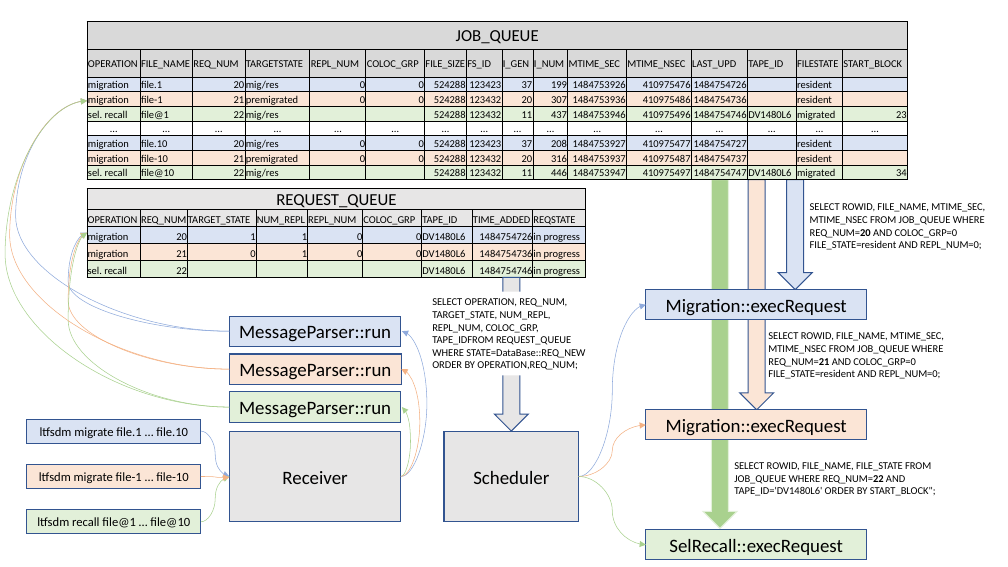
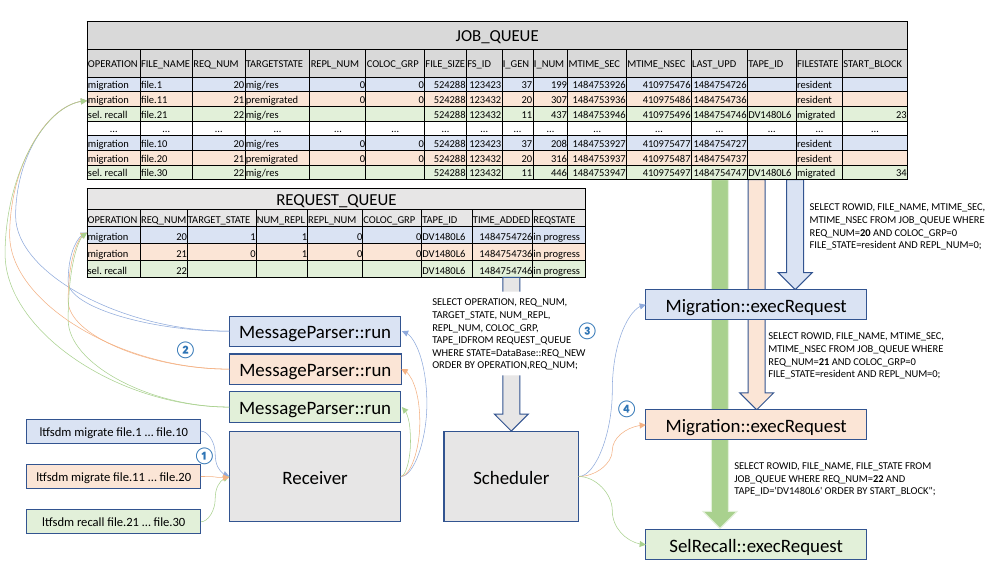
Before and after one commit to IBM/LTFS-Data-Management, a slide deck: slide 2 of documents/processing overview.pptx. Drawn at 1008x567 pixels with LibreOffice and Linux fonts; fonts in the diff are those of the drawing. Boxes give left, top, right and bottom in pixels: in the first picture for what was removed or moved away, otherwise in the second. Text is boxed around its words. In the diff, an @@ line names an element or a change of style, - is before the commit and + after.

```diff
--- a/documents/processing overview.pptx
+++ b/documents/processing overview.pptx
@@ table at (87,22,907,184) @@
-row 4, column 2: file-1
+row 4, column 2: file.11
-row 5, column 2: file@1
+row 5, column 2: file.21
-row 8, column 2: file-10
+row 8, column 2: file.20
-row 9, column 2: file@10
+row 9, column 2: file.30
@@ text added at (576,323,598,340), 16 pt, text #2E74B5, bold @@
+    ③
@@ text added at (174,341,196,359), 16 pt, text #2E74B5, bold @@
+    ②
@@ text added at (616,401,638,418), 16 pt, text #2E74B5, bold @@
+    ④
@@ text added at (193,447,215,465), 16 pt, text #2E74B5, bold @@
+    ①
@@ text in rectangle at (36,472,192,483): text changed @@
-ltfsdm migrate file-1 … file-10
+ltfsdm migrate file.11 … file.20
@@ text in rectangle at (42,517,186,526): text changed @@
-ltfsdm recall file@1 … file@10
+ltfsdm recall file.21 … file.30
```
Also in this commit, not shown: 1 other slide changed, 3 other files.
